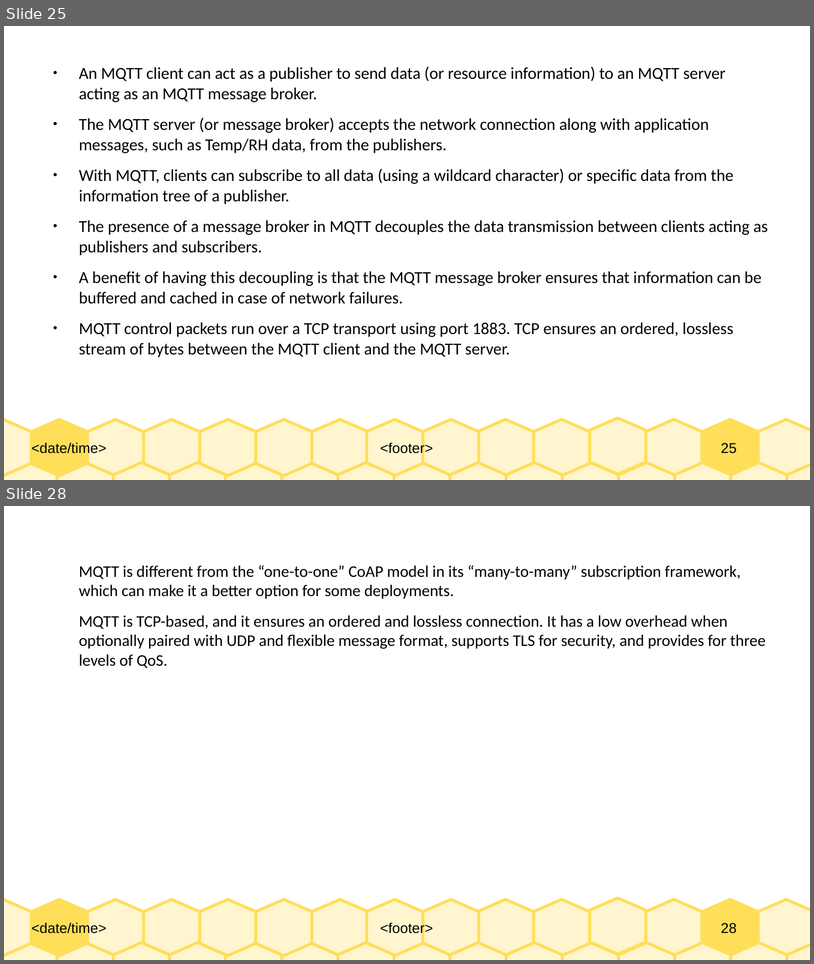
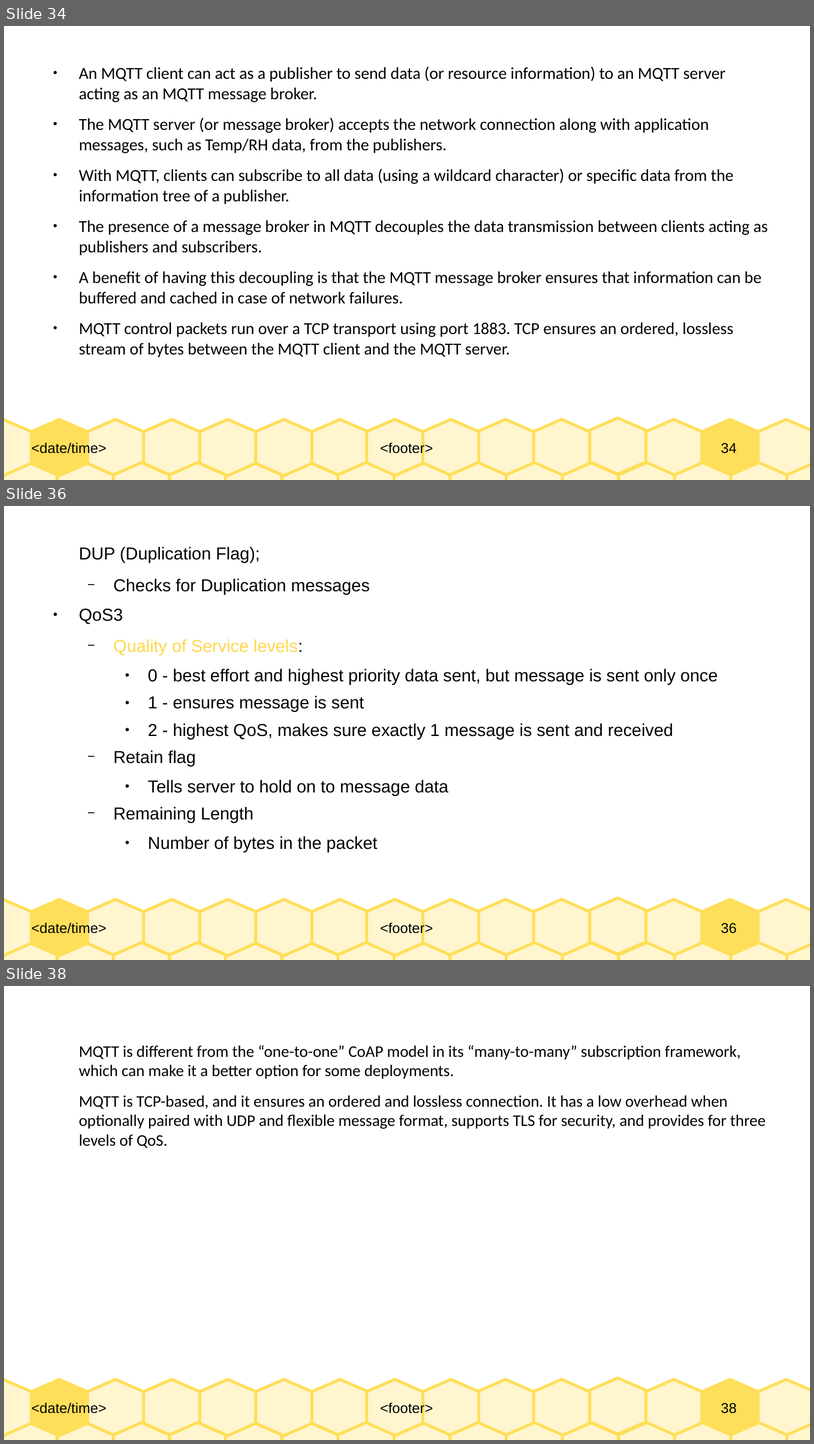
Before and after one commit to Dihfahsih1/Masters-Software-Engineering, a slide deck: yr-sem1/IoT/chapter-6-slides.odp. Shown one above the other, each under a label of ours: slides 25 and 28 before the commit, slides 34, 36 and 38 after it; the slides between them are not shown. The pictures are 814x964 and 814x1444 pixels, drawn with LibreOffice and Linux fonts; fonts in the diff are those of the drawing. Boxes give left, top, right and bottom in pixels: in the first picture for what was removed or moved away, otherwise in the second. Text is boxed around its words. In the diff, an @@ line names an element or a change of style, - is before the commit and + after.

```diff
--- a/yr-sem1/IoT/chapter-6-slides.odp
+++ b/yr-sem1/IoT/chapter-6-slides.odp
@@ slide 36 added at <box>4,506,810,960</box>, background #FFFFFF; not listed: 33 template elements that a slide beside it also shows @@
@@ text added at <box>79,547,718,852</box>, 17 pt, text #000000 @@
+DUP (Duplication Flag);
+  − Checks for Duplication messages
+● QoS3
+  − Quality of Service levels:
+    ● 0 - best effort and highest priority data sent, but message is sent only once
+    ● 1 - ensures message is sent
+    ● 2 - highest QoS, makes sure exactly 1 message is sent and received
+  − Retain flag
+    ● Tells server to hold on to message data
+  − Remaining Length
+    ● Number of bytes in the packet
@@ what was slide 25 is now slide 34 @@
@@ page number at <box>721,442,737,453</box>: text changed @@
-25
+34
@@ what was slide 28 is now slide 38 @@
@@ page number at <box>721,1402,737,1413</box>: text changed @@
-28
+38
```
Also in this commit, not shown: 11 slides changed, 14 other slides added, 5 slides removed, 6 other files.
